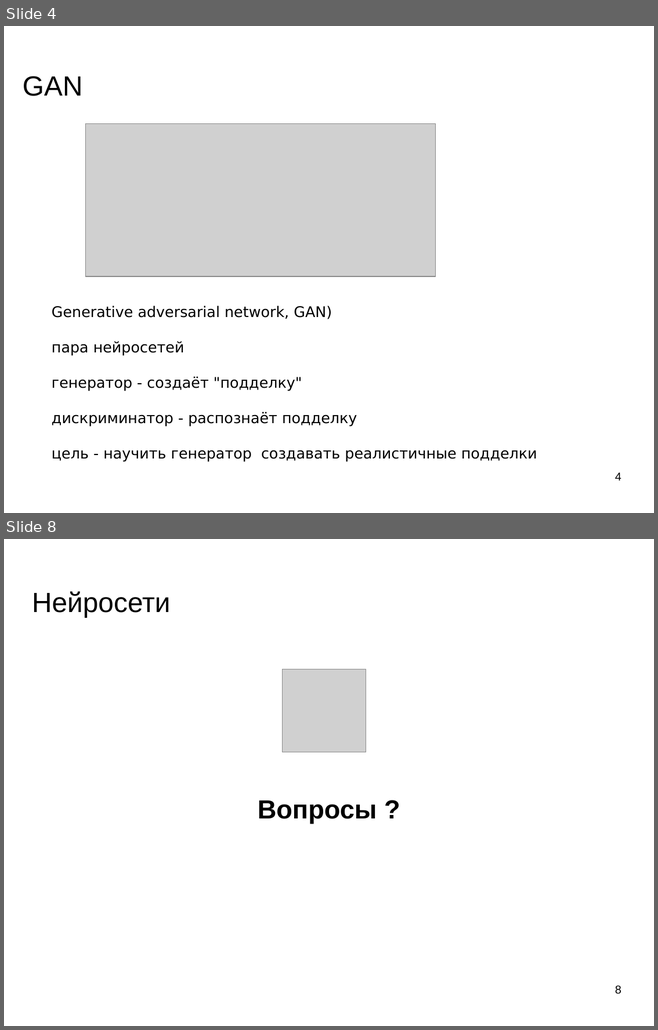
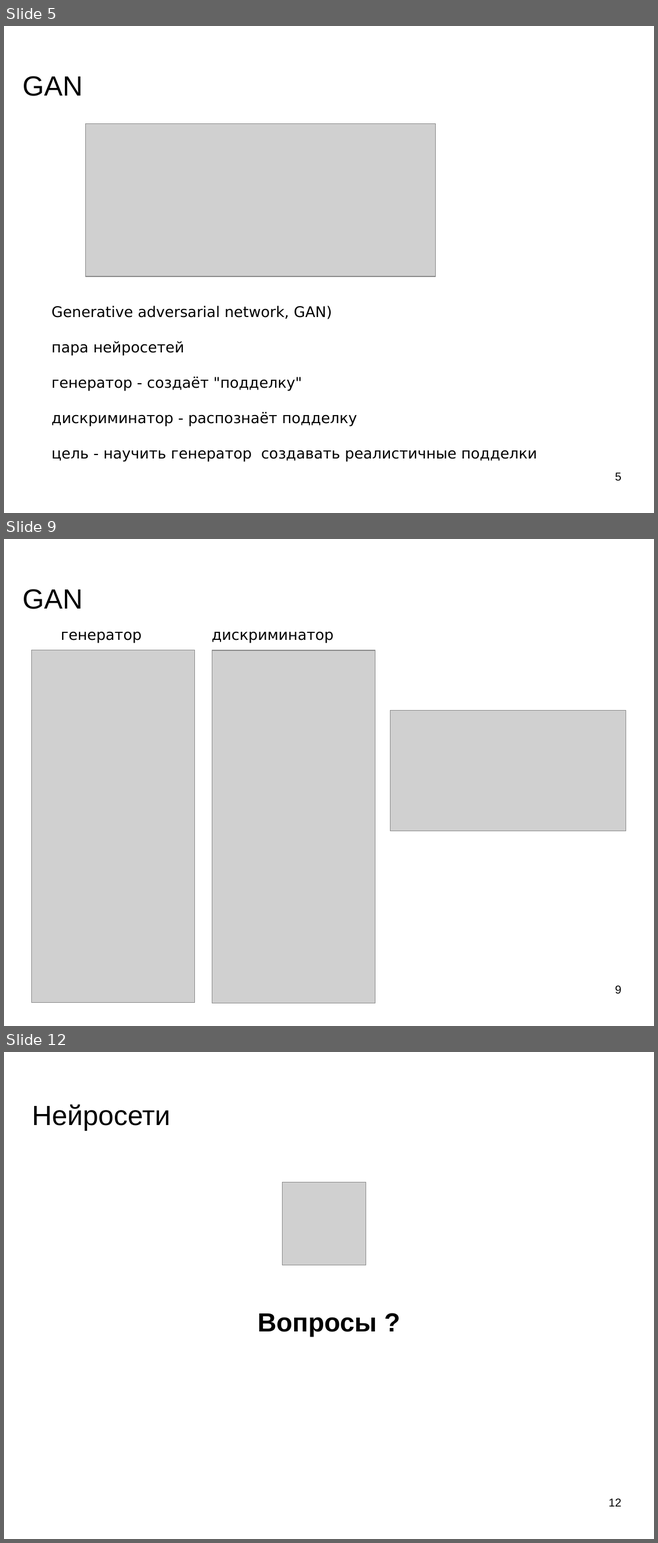
Before and after one commit to mechanoid5/ml_lectorium_legacy, a slide deck: 23-gan.odp. Shown one above the other, each under a label of ours: slides 4 and 8 before the commit, slides 5, 9 and 12 after it; the slides between them are not shown. The pictures are 658x1030 and 658x1543 pixels, drawn with LibreOffice and Linux fonts; fonts in the diff are those of the drawing; grey boxes stand for pictures; background and template pictures are left out. Boxes give left, top, right and bottom in pixels: in the first picture for what was removed or moved away, otherwise in the second. Text is boxed around its words. In the diff, an @@ line names an element or a change of style, - is before the commit and + after.

```diff
--- a/23-gan.odp
+++ b/23-gan.odp
@@ slide 9 added at bbox=[4, 539, 654, 1026], background picture (left out) @@
@@ title added at bbox=[23, 589, 83, 609], 33.9 pt, text #000000 @@
+GAN
@@ text added at bbox=[61, 631, 333, 643], 18 pt, text #000000 @@
+генератор дискриминатор
@@ picture added at bbox=[32, 650, 195, 1003] @@
@@ picture added at bbox=[212, 650, 375, 1004] @@
@@ picture added at bbox=[390, 711, 626, 831] @@
@@ page number added at bbox=[615, 986, 621, 994], 14 pt, text #000000 @@
+9
@@ what was slide 4 is now slide 5 @@
@@ page number at bbox=[615, 473, 621, 481]: text changed @@
-4
+5
@@ what was slide 8 is now slide 12 @@
@@ page number at bbox=[608, 1499, 621, 1507]: text changed @@
-8
+12
```
Also in this commit, not shown: 3 slides changed, 3 other slides added, 1 other file.
